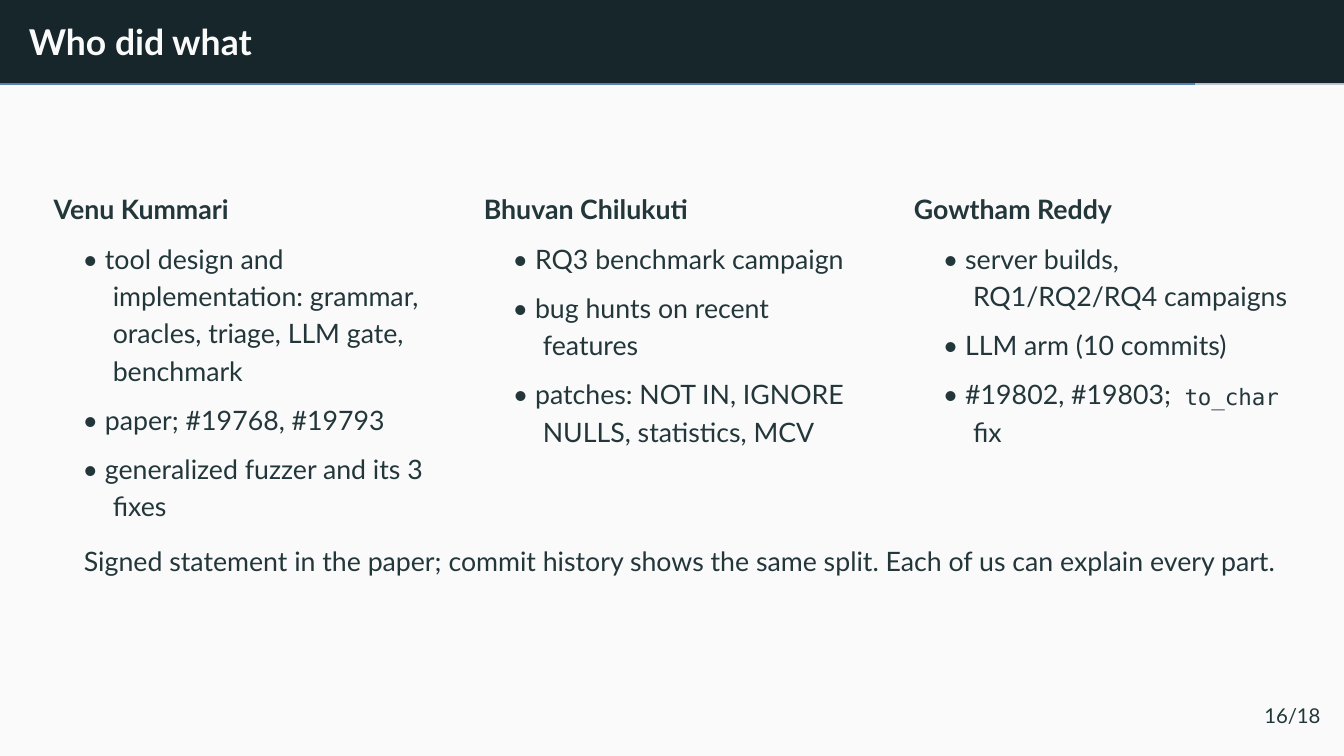
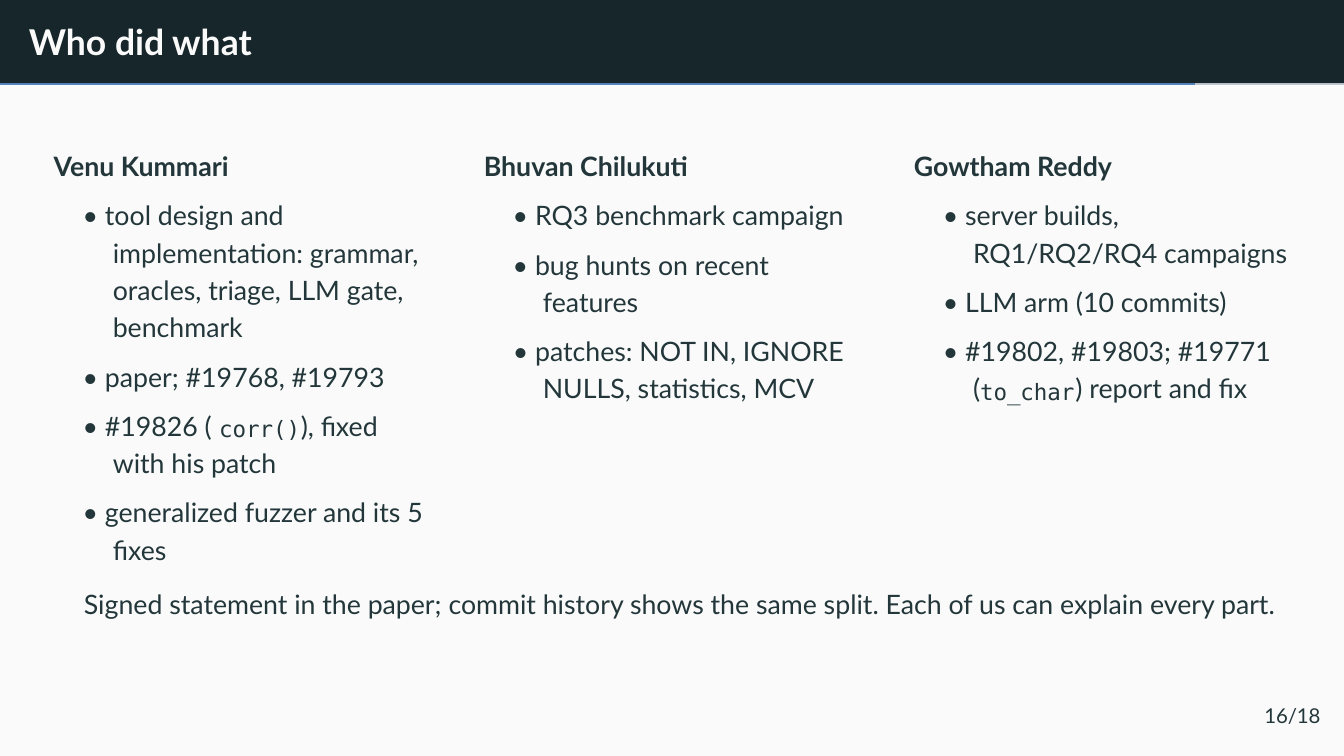
Before and after one commit to v28k/cs5187-term-project, a slide deck: slide 21 of completion/slides/final_presentation.pptx. Drawn at 1344x756 pixels with LibreOffice and Linux fonts; fonts in the diff are those of the drawing. Boxes give left, top, right and bottom in pixels: in the first picture for what was removed or moved away, otherwise in the second. Text is boxed around its words. In the diff, an @@ line names an element or a change of style, - is before the commit and + after.

```diff
--- a/completion/slides/final_presentation.pptx
+++ b/completion/slides/final_presentation.pptx
@@ 13 texts moved together from (x1=54, y1=199, x2=1227, y2=446) to (x1=54, y1=156, x2=1227, y2=402) @@
@@ 3 texts moved together from (x1=105, y1=286, x2=1287, y2=435) to (x1=105, y1=243, x2=1287, y2=392) @@
@@ text at (x1=965, y1=341, x2=1271, y2=365): text changed @@
-• #19802, #19803;
+• #19802, #19803; #19771
@@ text added at (x1=973, y1=371, x2=998, y2=403), 9 pt, text #23373B @@
+(
@@ text "to_char" moved from (x1=1185, y1=388, x2=1279, y2=411) to (x1=980, y1=383, x2=1074, y2=405) @@
@@ text added at (x1=1089, y1=378, x2=1248, y2=403), 9 pt, text #23373B @@
+) report and ﬁx
@@ text added at (x1=105, y1=416, x2=198, y2=437), 9 pt, text #23373B @@
+• #19826 (
@@ text added at (x1=321, y1=416, x2=378, y2=436), 9 pt, text #23373B @@
+), ﬁxed
@@ text added at (x1=219, y1=420, x2=300, y2=440), 7.6 pt, text #23373B @@
+corr()
@@ text removed at (x1=973, y1=422, x2=1002, y2=442) @@
-ﬁx
@@ text added at (x1=113, y1=453, x2=276, y2=478), 9 pt, text #23373B @@
+with his patch
@@ text at (x1=105, y1=502, x2=422, y2=527): text changed @@
-• generalized fuzzer and its 3
+• generalized fuzzer and its 5
@@ text "ﬁxes" moved from (x1=113, y1=496, x2=167, y2=517) to (x1=113, y1=540, x2=167, y2=561) @@
@@ text "Signed statement in the paper; ..." moved from (x1=84, y1=551, x2=1275, y2=576) to (x1=84, y1=594, x2=1275, y2=619) @@
```
Also in this commit, not shown: 7 other slides changed, 13 other files.
